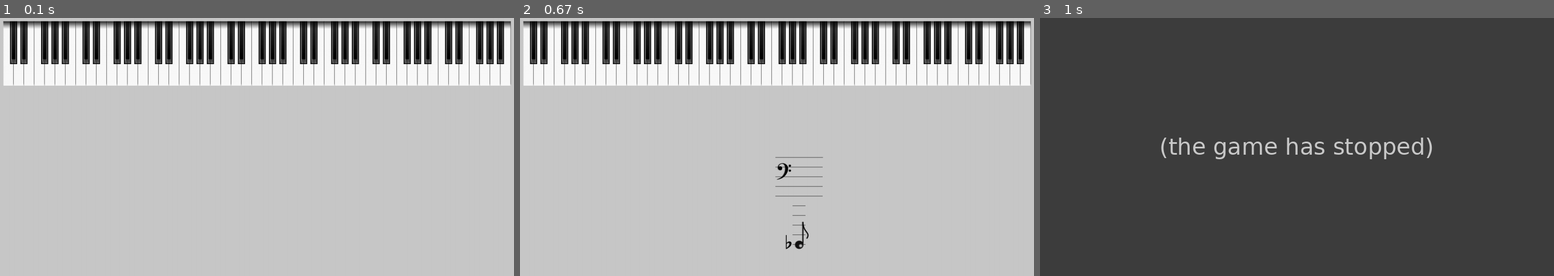
Above: before the commit, frames 1-3 (left to right).
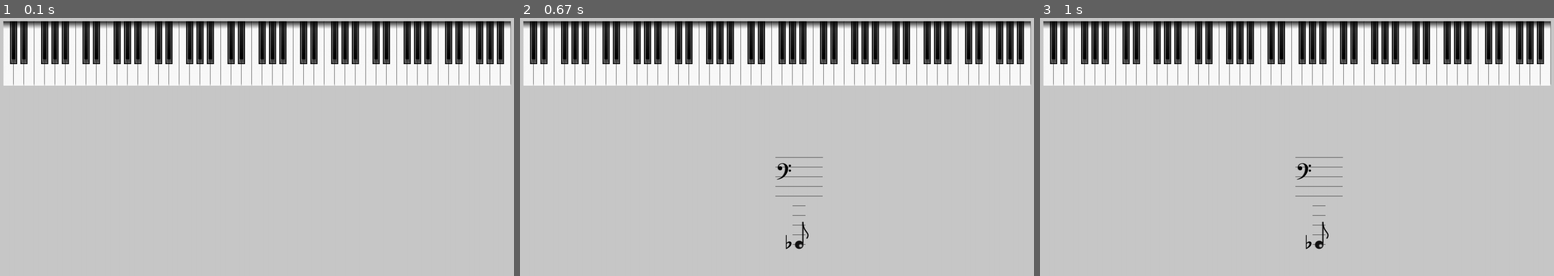
Above: after the commit, the same moments.

Repository: AngelMiedes/piano_pygame
Game: pygame game, started from 03_piano.py
Two runs of this game, one before a commit and one after it. Both use one fixed random seed, a clock stepped at 60 frames per second and the inputs below.
Inputs (mouse positions are in pixels of both pictures, inside the frame that each line leads up to):
- Up to frame 1 (0.1 s): no input
- Up to frame 2 (0.67 s): click (535, 41) at 0.38 s
- Up to frame 3 (1 s): click (1302, 165) at 0.72 s

Frames 1-2 are identical in both runs. In frame 3, 96% of the frame differs, in the area x 0-100%, y 0-100%.
Error before the commit: AttributeError: 'NoneType' object has no attribute 'get_sound' (03_piano.py line 133); the game stopped at 0.72 s (later frames are placeholders)

Commit message:
Try al pulsar en pantalla

Diff:
--- a/03_piano.py
+++ b/03_piano.py
@@ -170,20 +170,25 @@
                 sys.exit(0)
             # Evento pulsación del ratón
             if eventos.type == pygame.MOUSEBUTTONDOWN:
-                # Hacemos sonar la tecla pulsada según la posición del ratón
-                teclado.play_tecla(pygame.mouse.get_pos())
-                # Creamos al imagen (con fondo transparente), a partir de la nota en el pentagrama que nos da la posición del ratón
-                imageNota = pygame.image.load(teclado.tecla_pulsada(pygame.mouse.get_pos()).get_image_nota()).convert_alpha()
-                # Escalamos la imangen de la nota en el pentagrama
-                #imageNotaScale = pygame.transform.scale(imageNota,(147,567))
-                # Creamos un rectangulo de iguales dimensiones que al imagen escadala
-                rect_filled = pygame.Surface(imageNota.get_size())
-                # Configuramos la visualización del rectangulo con el color del fondo
-                pygame.draw.rect(rect_filled, COLOR_FONDO, rect_filled.get_rect())
-                # pintamos el rectangulo (BORRAR DE LA PANTALLA LA IMAGEN ANTERIOR)
-                screen.blit(rect_filled, ((teclado.octavas * WIDTH_IMAGE_NOTA * 7 + teclado.x) // 2, HEIGHT_IMAGE_NOTA + teclado.x))
-                # Pintamos la imagen de la nueva nota
-                screen.blit(imageNota, ((teclado.octavas * WIDTH_IMAGE_NOTA * 7 + teclado.x) // 2, HEIGHT_IMAGE_NOTA + teclado.x))
+
+                try:
+                    # Hacemos sonar la tecla pulsada según la posición del ratón
+                    teclado.play_tecla(pygame.mouse.get_pos())
+                    # Creamos al imagen (con fondo transparente), a partir de la nota en el pentagrama que nos da la posición del ratón
+                    imageNota = pygame.image.load(teclado.tecla_pulsada(pygame.mouse.get_pos()).get_image_nota()).convert_alpha()
+                    # Escalamos la imangen de la nota en el pentagrama
+                    #imageNotaScale = pygame.transform.scale(imageNota,(147,567))
+                    # Creamos un rectangulo de iguales dimensiones que al imagen escadala
+                    rect_filled = pygame.Surface(imageNota.get_size())
+                    # Configuramos la visualización del rectangulo con el color del fondo
+                    pygame.draw.rect(rect_filled, COLOR_FONDO, rect_filled.get_rect())
+                    # pintamos el rectangulo (BORRAR DE LA PANTALLA LA IMAGEN ANTERIOR)
+                    screen.blit(rect_filled, ((teclado.octavas * WIDTH_IMAGE_NOTA * 7 + teclado.x) // 2, HEIGHT_IMAGE_NOTA + teclado.x))
+                    # Pintamos la imagen de la nueva nota
+                    screen.blit(imageNota, ((teclado.octavas * WIDTH_IMAGE_NOTA * 7 + teclado.x) // 2, HEIGHT_IMAGE_NOTA + teclado.x))
+                except AttributeError:
+                    pass
+
 
         pygame.display.flip()
     # finaliza Pygame
